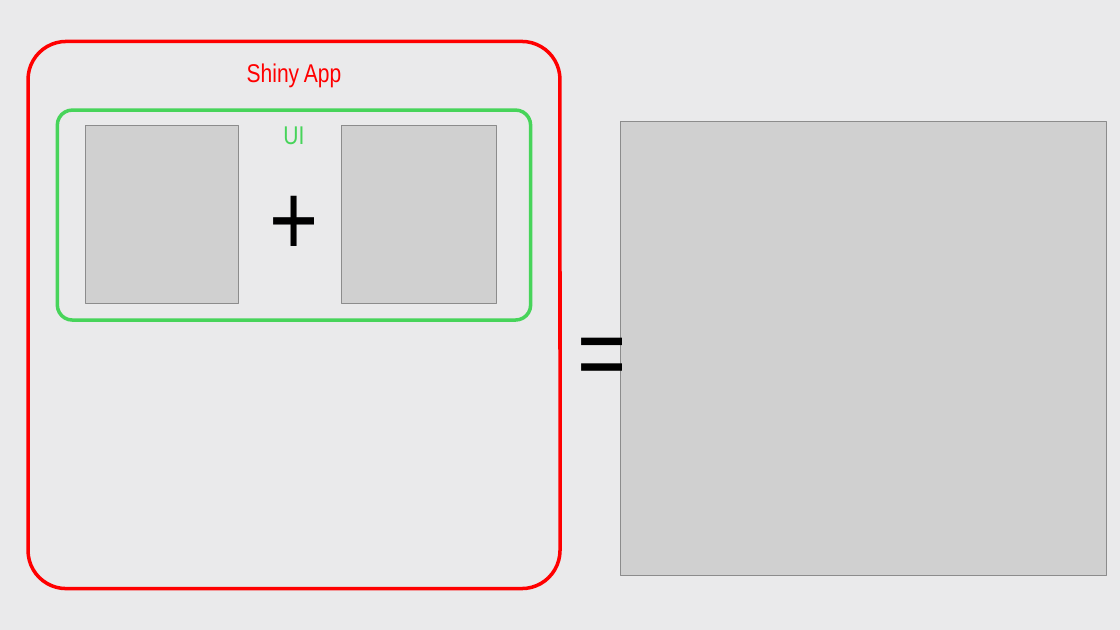
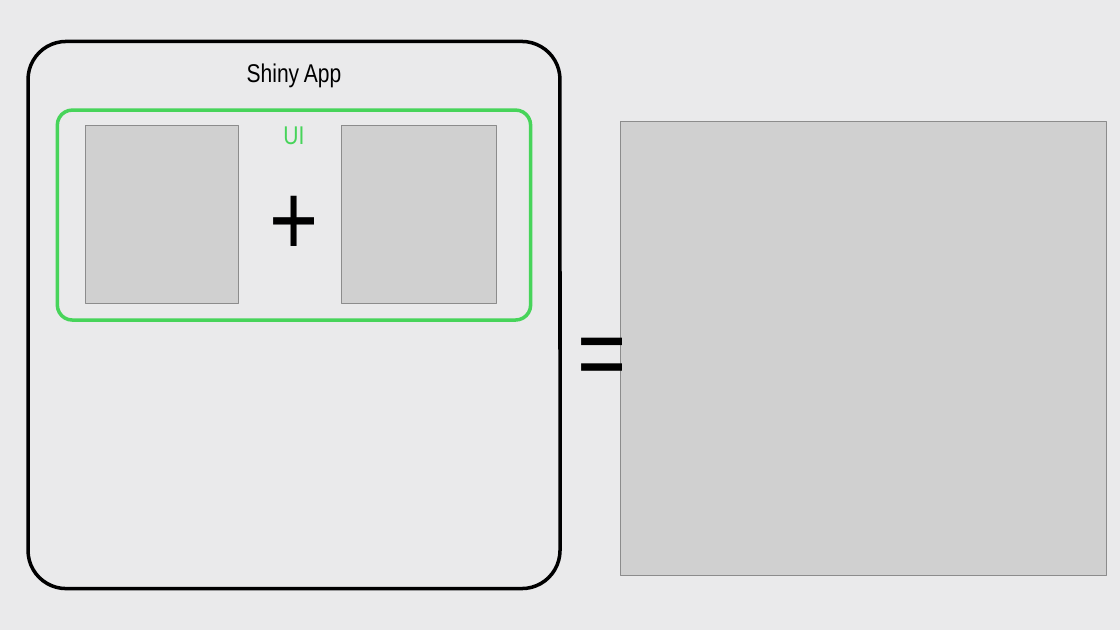
Before and after one commit to jhelvy/2025-posit-conf-surveydown, a slide deck: slide 12 of images/images.pptx. Drawn at 1120x630 pixels with LibreOffice and Linux fonts; fonts in the diff are those of the drawing; grey boxes stand for pictures. Boxes give left, top, right and bottom in pixels: in the first picture for what was removed or moved away, otherwise in the second. Text is boxed around its words. In the diff, an @@ line names an element or a change of style, - is before the commit and + after.

```diff
--- a/images/images.pptx
+++ b/images/images.pptx
@@ rounded rectangle "Shiny App" at (28,41,560,588): text colour #FF0000 to #000000; outline #FF0000 3 pt to #000000 3 pt @@
```
Also in this commit, not shown: 5 other slides changed, 5 slides added, 5 slides removed, 16 other files.
